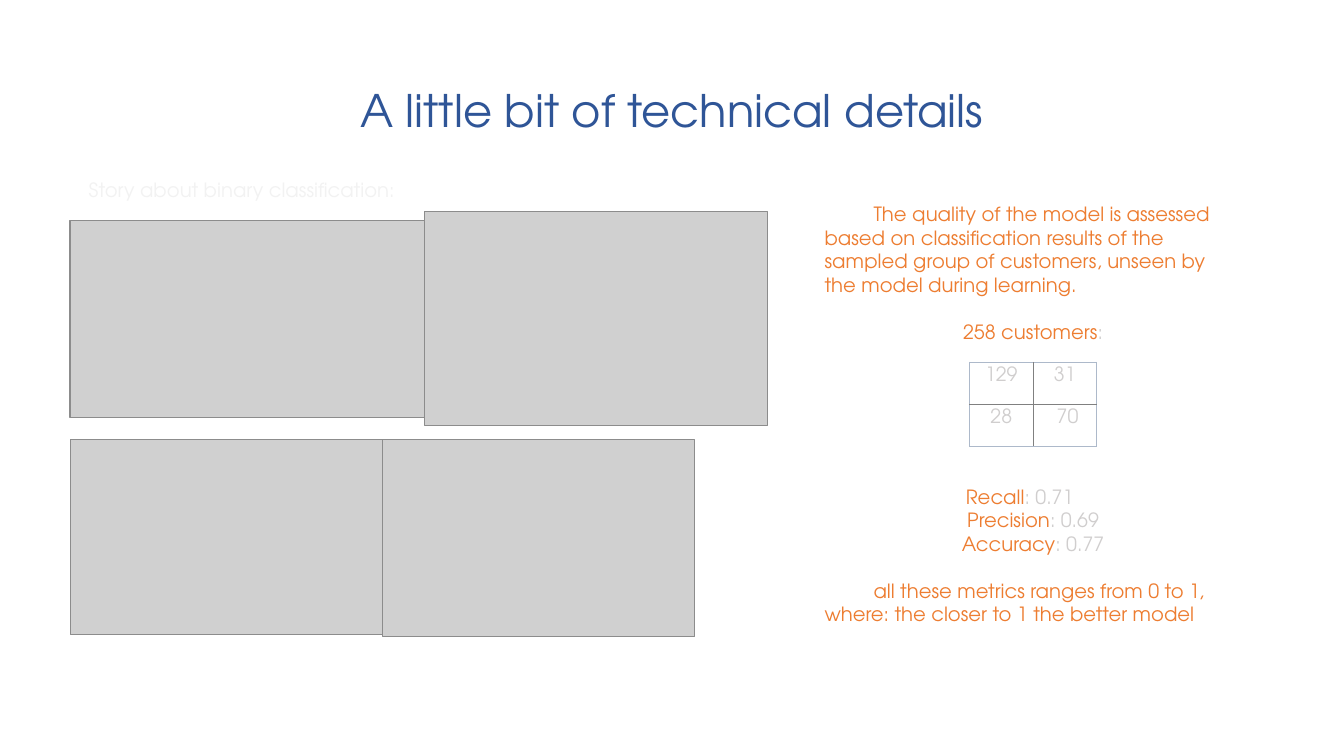
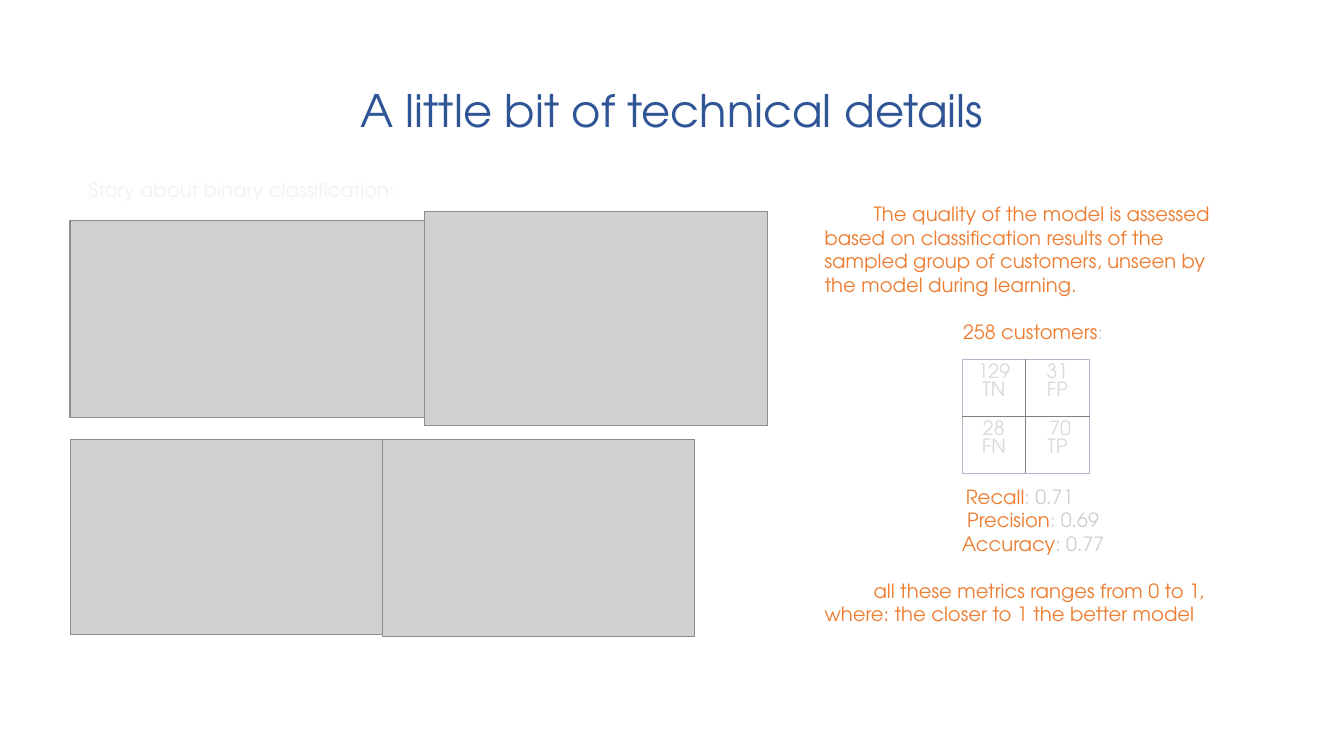
Before and after one commit to mjasieczko/new_offer_success_predictor, a slide deck: slide 25 of presentations/business/pnos_business_ppt.pptx (slide 24 before the commit). Drawn at 1344x756 pixels with LibreOffice and Linux fonts; fonts in the diff are those of the drawing; grey boxes stand for pictures. Boxes give left, top, right and bottom in pixels: in the first picture for what was removed or moved away, otherwise in the second. Text is boxed around its words. In the diff, an @@ line names an element or a change of style, - is before the commit and + after.

```diff
--- a/presentations/business/pnos_business_ppt.pptx
+++ b/presentations/business/pnos_business_ppt.pptx
@@ table at bbox=[962, 359, 1089, 473] @@
-row 1, column 1: 129
+row 1, column 1: 129 / TN
-row 1, column 2: 31
+row 1, column 2: 31 / FP
-row 2, column 1: 28
+row 2, column 1: 28 / FN
-row 2, column 2: 70
+row 2, column 2: 70 / TP
@@ table: place and size @@
-table at bbox=[970, 362, 1097, 447]
+table at bbox=[962, 359, 1089, 473]
```
Also in this commit, not shown: 15 other slides changed, 1 slide added, 3 other files.
